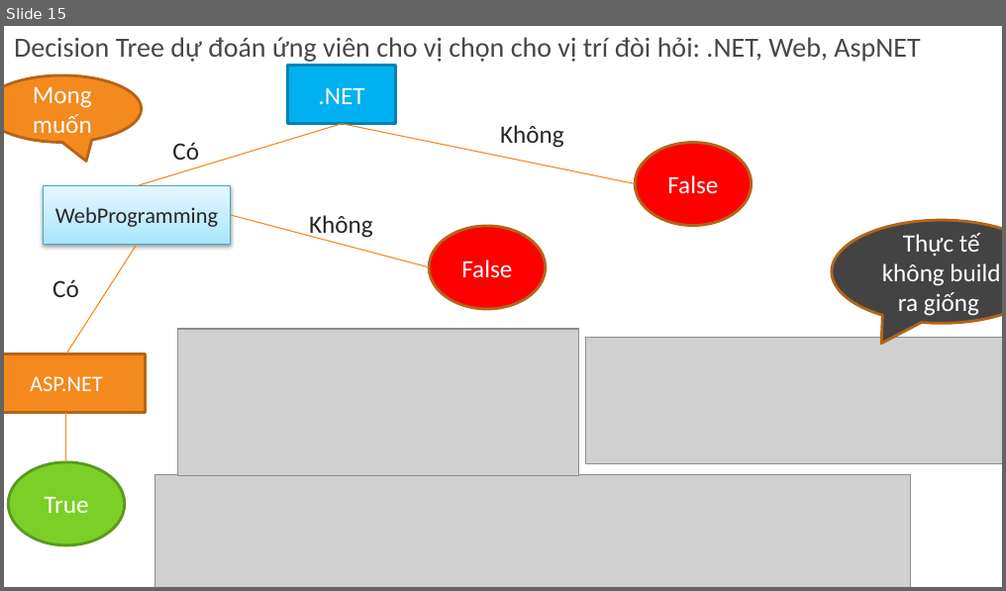
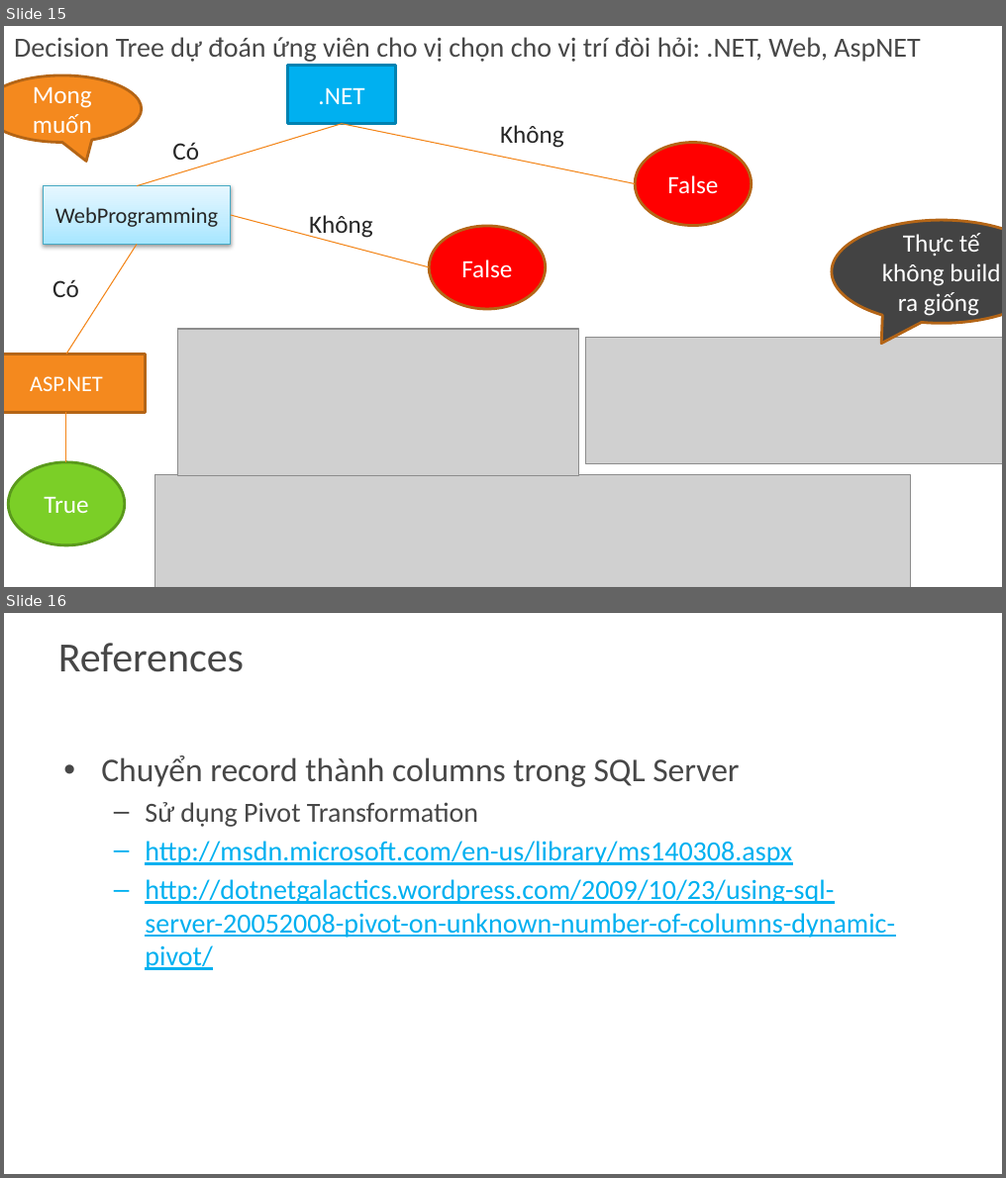
Before and after one commit to khanhduy94/jobzoom, a slide deck: Documents/JobZoom.pptx. Shown one above the other, each under a label of ours: slide 15 before the commit, slides 15 and 16 after it. The pictures are 1006x591 and 1006x1178 pixels, drawn with LibreOffice and Linux fonts; fonts in the diff are those of the drawing; grey boxes stand for pictures; background and template pictures are left out. Boxes give left, top, right and bottom in pixels: in the first picture for what was removed or moved away, otherwise in the second. Text is boxed around its words. In the diff, an @@ line names an element or a change of style, - is before the commit and + after.

```diff
--- a/Documents/JobZoom.pptx
+++ b/Documents/JobZoom.pptx
@@ slide 16 added at [4,613,1002,1174], background picture (left out) @@
@@ title added at [58,643,244,672], 30 pt, text #474747 @@
+References
@@ text added at [101,756,895,970], 20 pt, text #00B0F0, underline @@
+• Chuyển record thành columns trong SQL Server
+  – Sử dụng Pivot Transformation
+  – http://msdn.microsoft.com/en-us/library/ms140308.aspx
+  – http://dotnetgalactics.wordpress.com/2009/10/23/using-sql-server-20052008-pivot-on-unknown-number-of-columns-dynamic-pivot/
```
Also in this commit, not shown: 1 slide removed.
